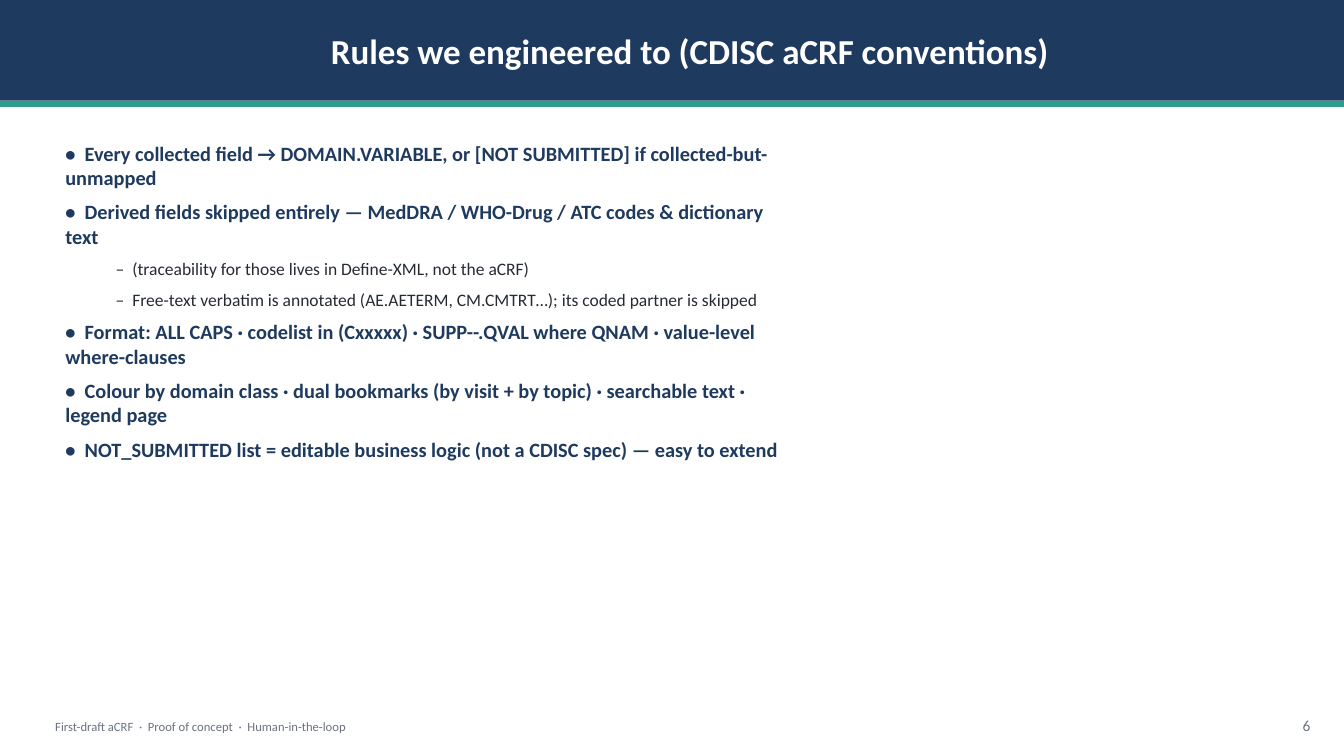
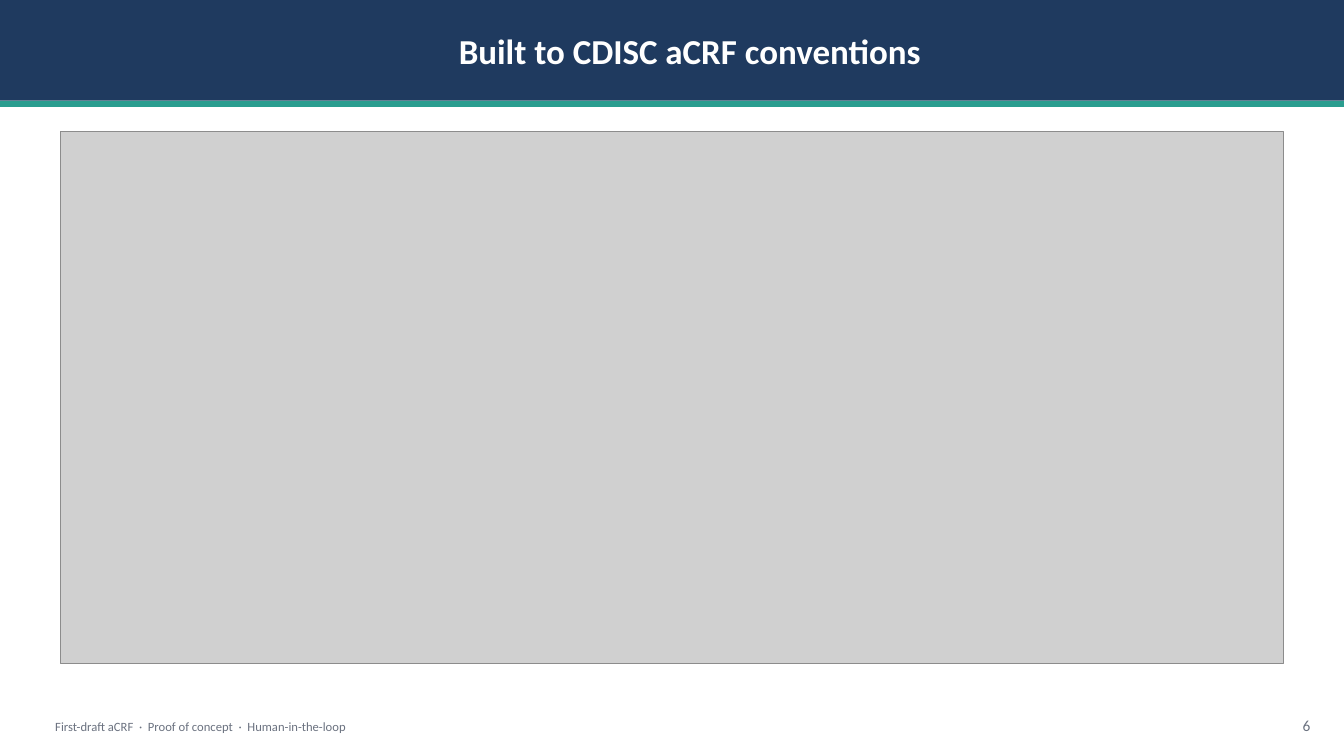
Before and after one commit to clonefutura10/design-repo, a slide deck: slide 6 of DEMO_new.pptx. Drawn at 1344x756 pixels with LibreOffice and Linux fonts; fonts in the diff are those of the drawing; grey boxes stand for pictures. Boxes give left, top, right and bottom in pixels: in the first picture for what was removed or moved away, otherwise in the second. Text is boxed around its words. In the diff, an @@ line names an element or a change of style, - is before the commit and + after.

```diff
--- a/DEMO_new.pptx
+++ b/DEMO_new.pptx
@@ text in rectangle at (459, 39, 921, 65): text changed @@
-Rules we engineered to (CDISC aCRF conventions)
+Built to CDISC aCRF conventions
@@ picture added at (60, 131, 1284, 663) @@
@@ text removed at (65, 146, 777, 461) @@
-• Every collected field → DOMAIN.VARIABLE, or [NOT SUBMITTED] if collected-but-unmapped
-• Derived fields skipped entirely — MedDRA / WHO-Drug / ATC codes & dictionary text
-  – (traceability for those lives in Define-XML, not the aCRF)
-  – Free-text verbatim is annotated (AE.AETERM, CM.CMTRT…); its coded partner is skipped
-• Format: ALL CAPS · codelist in (Cxxxxx) · SUPP--.QVAL where QNAM · value-level where-clauses
-• Colour by domain class · dual bookmarks (by visit + by topic) · searchable text · legend page
-• NOT_SUBMITTED list = editable business logic (not a CDISC spec) — easy to extend
```
Also in this commit, not shown: 9 other slides changed.
